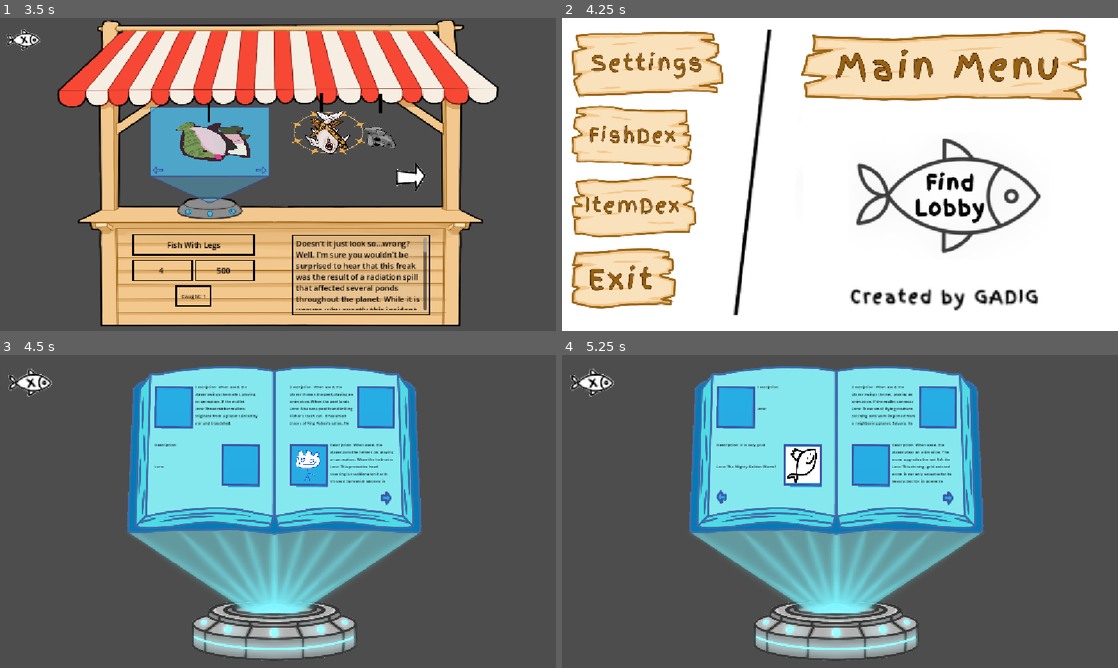
Above: before the commit, frames 1-4 (two rows, left to right).
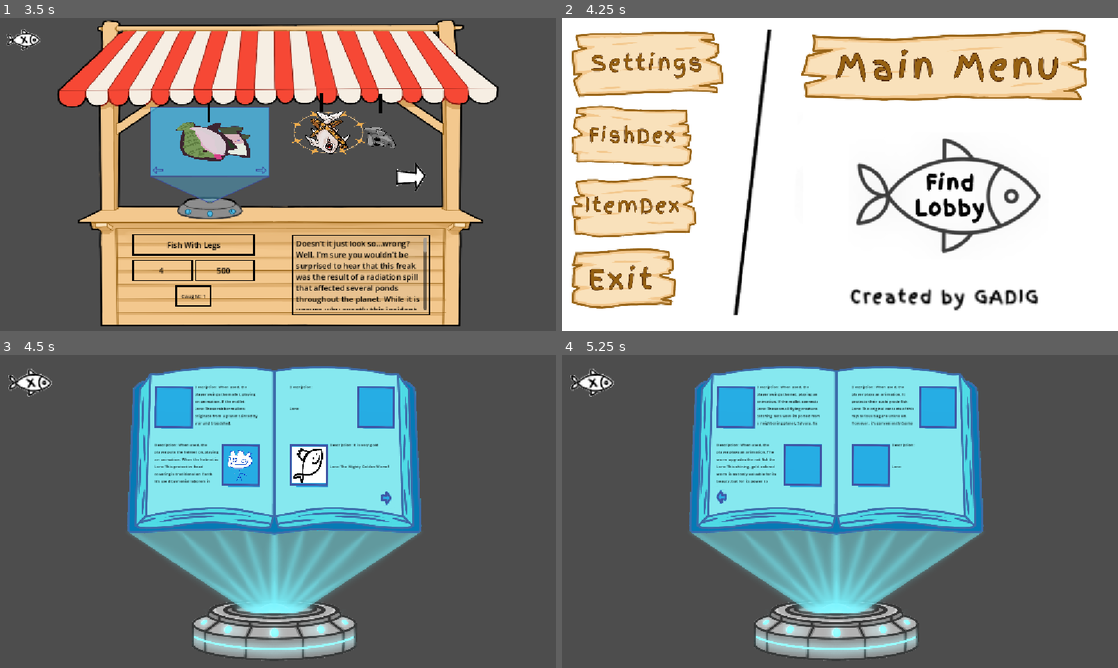
Above: after the commit, the same moments.

Repository: gmuGADIG/King-Fisher
Game: Godot game, scene res://ui/main_menu/main_menu.tscn
The game is run twice, just before and just after one commit, with the same random seed, the same clock (stepped at 60 frames per second) and the same inputs. The engine's default icon, where the game draws it, is replaced by a stand-in: a white triangle on a blue panel in a dark square. Sound files missing from this copy of the repository are replaced by a short silence.
Inputs (mouse positions are in pixels of both pictures, inside the frame that each line leads up to):
- Up to frame 1 (3.5 s): click (100, 136) at 0.5 s; click (383, 130) at 1.27 s; click (405, 177) at 2 s; click (333, 177) at 2.75 s
- Up to frame 2 (4.25 s): click (584, 39) at 3.5 s
- Up to frame 3 (4.5 s): click (100, 542) at 4.25 s
- Up to frame 4 (5.25 s): click (945, 498) at 5 s

Frames 1-2 are identical in both runs. In frame 3, 1.9% of the frame differs, in the area x 27-71%, y 10-41%; in frame 4, 2.1%, in the area x 27-71%, y 10-48%.

Commit message:
Fixed ItemDex Registration & Tabs

Diff:
--- a/ui/itemdex/itemdex.gd
+++ b/ui/itemdex/itemdex.gd
@@ -19,9 +19,7 @@
 
 func setup_item(index : int) -> void:
 	var page_location = index - (page*4) + 1
-	print(ITEMS[index])
 	var item = ITEMS[index].instantiate()
-	print(item)
 	get_node("Background/Item"+str(page_location)+"Container/Box/Image").texture = item.sprite
 	get_node("Background/Item"+str(page_location)+"Container/Textbox/Description").text = "Description: " + item.description
 	get_node("Background/Item"+str(page_location)+"Container/Textbox/Lore").text = "Lore: " + item.lore
@@ -40,7 +38,7 @@
 	else:
 		left_arrow.show()
 
-	if (page+1)*4 <= len(ITEMS):
+	if (page+1)*4 < len(ITEMS):
 		right_arrow.show()
 	else:
 		right_arrow.hide()
@@ -57,7 +55,7 @@
 		dir.list_dir_begin()
 		var file_name = dir.get_next()
 		while file_name != "":
-			if file_name.ends_with(".tscn") and file_name not in BlOCKEDITEMS:
+			if file_name.ends_with(".tscn") and file_name.begins_with("item_") and file_name not in BlOCKEDITEMS:
 				var item_resource = load(location + "/" + file_name)
 				ITEMS.append(item_resource)
 			file_name = dir.get_next()
